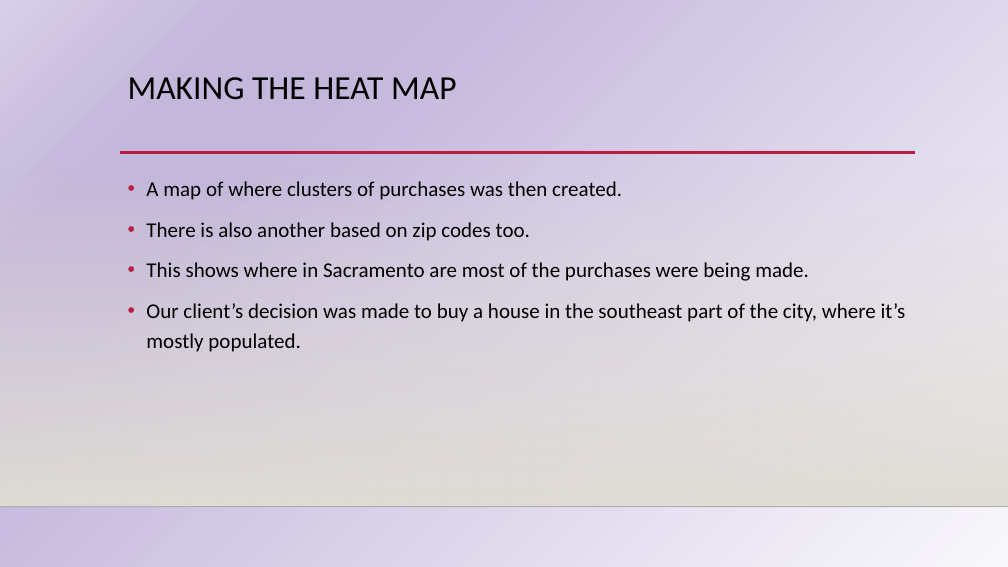
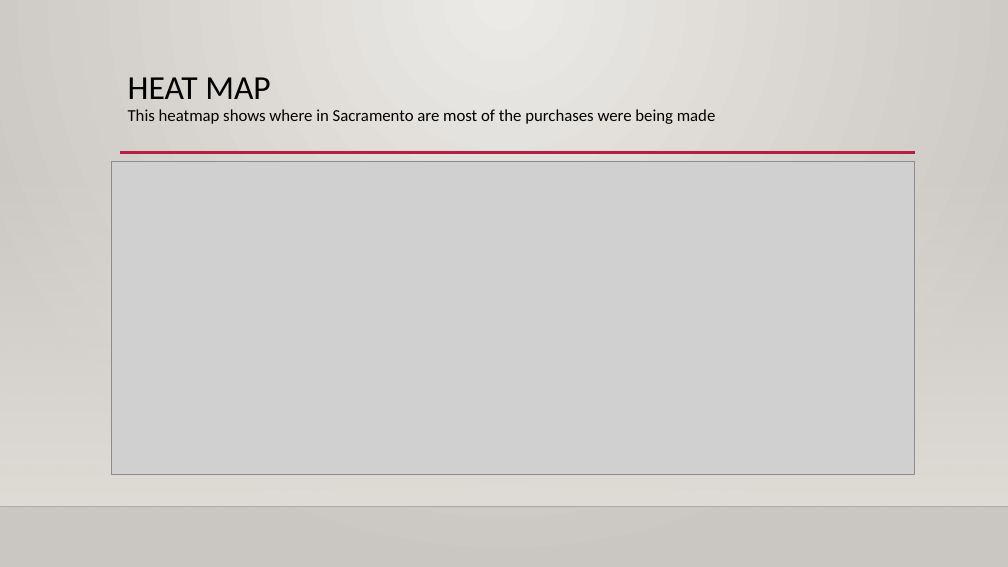
Before and after one commit to scavazos4/Project_One, a slide deck: slide 10 of Sacramento Real Estate.pptx (slide 11 before the commit). Drawn at 1008x567 pixels with LibreOffice and Linux fonts; fonts in the diff are those of the drawing; grey boxes stand for pictures; background and template pictures are left out. Boxes give left, top, right and bottom in pixels: in the first picture for what was removed or moved away, otherwise in the second. Text is boxed around its words. In the diff, an @@ line names an element or a change of style, - is before the commit and + after.

```diff
--- a/Sacramento Real Estate.pptx
+++ b/Sacramento Real Estate.pptx
@@ background gradient #F8F7FB to #C3B7DB to #D7CFE7 to gradient #ECEAE7 to #CAC7C1 @@
@@ title at bbox=[128, 77, 716, 124]: text changed; size 32 to 16 pt @@
-MAKING THE HEAT MAP
+HEAT MAP
+This heatmap shows where in Sacramento are most of the purchases were being made
@@ picture added at bbox=[111, 161, 914, 474] @@
@@ text removed at bbox=[146, 181, 906, 352] @@
-• A map of where clusters of purchases was then created.
-• There is also another based on zip codes too.
-• This shows where in Sacramento are most of the purchases were being made.
-• Our client’s decision was made to buy a house in the southeast part of the city, where it’s mostly populated.
```
Also in this commit, not shown: 6 other slides changed, 2 slides added, 3 slides removed, 2 other files.
